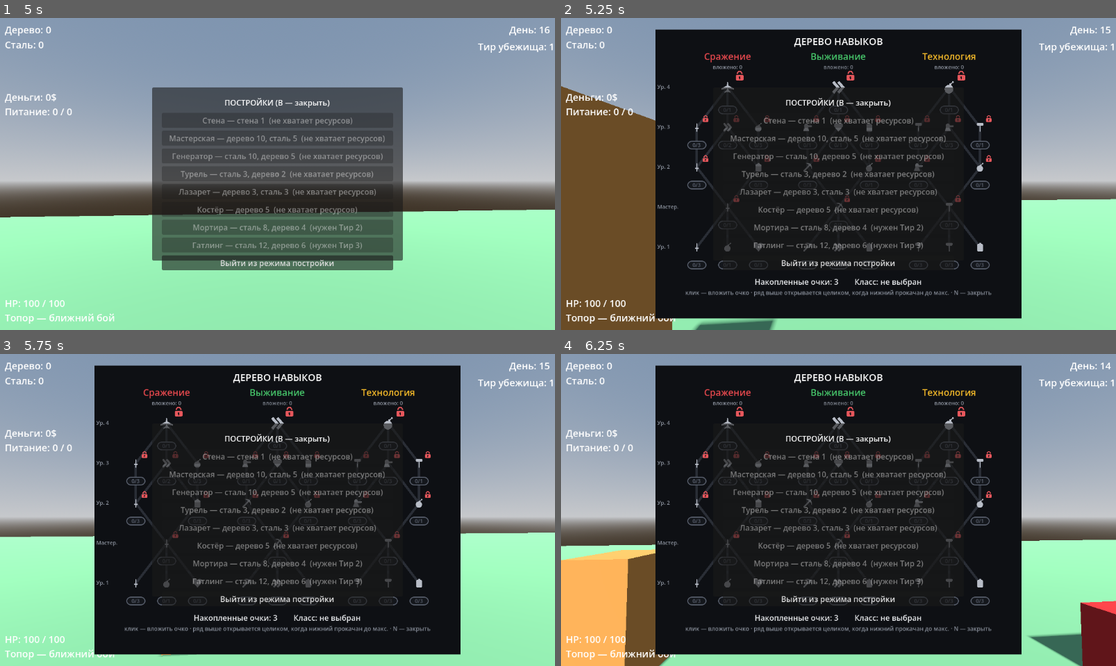
Above: before the commit, frames 1-4 (two rows, left to right).
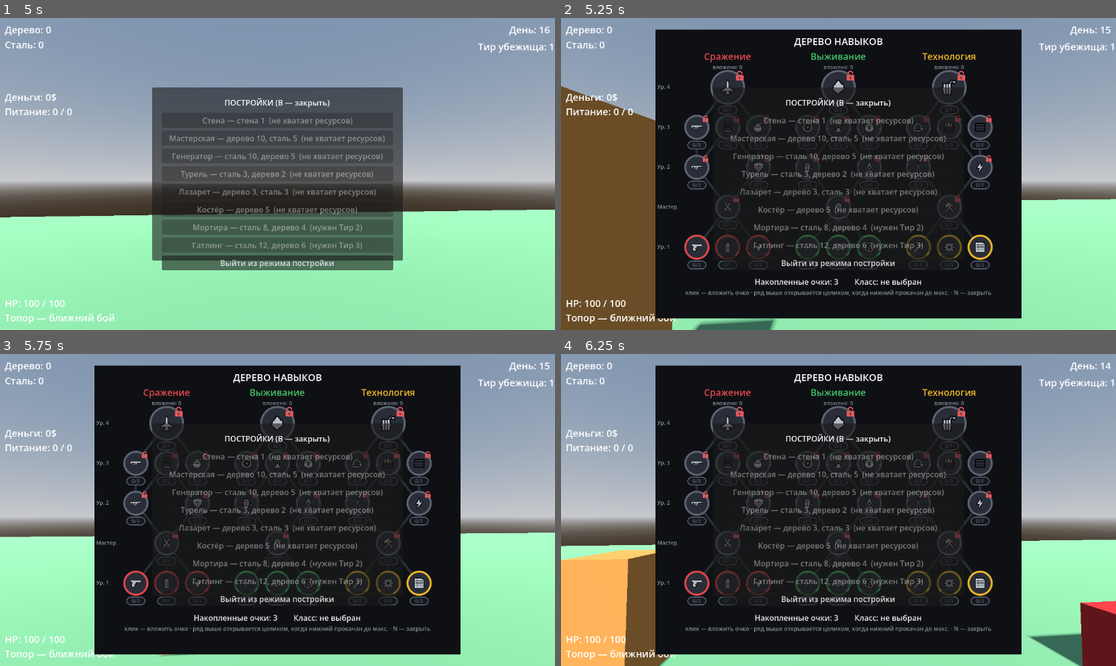
Above: after the commit, the same moments.

Repository: kem4ikkk/ubeziche
Game: Godot game, scene res://scenes/main.tscn
Same seed, same stepped clock (60 frames per second), same inputs: the game is played once before the commit and once after it.
Inputs (mouse positions are in pixels of both pictures, inside the frame that each line leads up to):
- Up to frame 1 (5 s): tap Enter at 0.5 s; move the mouse to (305, 174) at 0.52 s; hold W 0.53-3.53 s; tap F at 0.6 s; click (305, 174) at 0.67 s; tap Space at 0.77, 1.52, 3.02, 3.77, 4.25, 4.52 s; move the mouse to (249, 174) at 1.27 s; tap R at 1.35 s; move the mouse to (288, 167) at 2.02 s; tap B at 2.1 s; move the mouse to (249, 236) at 2.77 s; tap 1 at 2.85 s; click (249, 236) at 2.92 s; move the mouse to (444, 220) at 3.52 s; hold A from 3.53 s (still down); tap 5 at 3.6 s; move the mouse to (111, 127) at 4.27 s; tap Q at 4.35 s
- Up to frame 2 (5.25 s): move the mouse to (866, 174) at 5.02 s; release A at 5.03 s; hold S from 5.03 s (still down); tap N at 5.1 s; click (866, 174) at 5.17 s
- Up to frame 3 (5.75 s): keep holding S
- Up to frame 4 (6.25 s): move the mouse to (755, 432) at 5.77 s; release S at 5.78 s; hold D from 5.78 s (still down); tap E at 5.85 s; tap Space at 6.02 s

Frame 1 is identical in both runs. In frame 2, 4.0% of the frame differs, in the area x 22-78%, y 16-78%; in frame 3, 4.0%; in frame 4, 4.0%.

Commit message:
Дерево навыков: своя иконка на каждый навык (30 шт., чёрная обводка) (4.12h)
Автор: иконки одинаковые, плохого качества, будто сплющены. Корень — 9 иконок
с нарезки листа растянуты на 30 узлов, у всех разный bbox.

- Новый генератор tools/gen_skill_icons.py: рисует 30 РАЗНЫХ иконок (по одной на
  навык) в едином стиле — белый силуэт + ЧЁРНАЯ ОБВОДКА (по просьбе автора) +
  чёрные внутренние детали. Рендер 512px → обрезка по содержимому → масштаб к
  единому размеру → 128px (LANCZOS). Этим убраны и повторы, и «сплющенность».
- Иконки: пистолет/винтовка/пулемёт/магазин/мечи/призрак/сердце/щит/граната/
  самолёт (Бой); кирка/гем/капкан/скорость/лист/часы/компас/костёр/мешок/листва
  (Выживание); ключ/шестерёнка/вышка/завод/молот-ключ/чертёж/молния/ресайкл/
  кладка/динамит (Технология).
- SKILLS.icon перепривязан на новые имена (inventory_system.gd).

Проверено через capture (EXIT=0): в движке все 30 узлов с уникальными чёткими
иконками, обводка читается на залитых и тёмных кругах.

Co-Authored-By: Claude Opus 4.8 <noreply@anthropic.com>

Diff:
--- a/scripts/inventory_system.gd
+++ b/scripts/inventory_system.gd
@@ -86,38 +86,38 @@
 #   ready: реализован ли эффект (false → в UI помечается «скоро»).
 const SKILLS := {
 	# --- Бой ---
-	"weapon_basic":     {"branch": "combat", "name": "Мастер оружия (нач.)", "icon": "sword", "max": 3, "kind": "normal", "ready": false, "desc": "Оружие нач. уровня; +урон; −15% цена."},
-	"weapon_mid":       {"branch": "combat", "name": "Мастер оружия (средн.)", "icon": "sword", "max": 3, "kind": "normal", "ready": false, "desc": "Винтовки/снайперки; +урон; −20% цена."},
-	"weapon_adv":       {"branch": "combat", "name": "Мастер оружия (продв.)", "icon": "sword", "max": 3, "kind": "normal", "ready": false, "desc": "Пулемёты/снаряжение; +урон; −25% цена."},
-	"combat_reinforce": {"branch": "combat", "name": "Боевое подкрепление", "icon": "c4", "max": 1, "kind": "normal", "ready": false, "desc": "Ёмкость магазина +50%."},
-	"combat_mastery":   {"branch": "combat", "name": "Боевое мастерство", "icon": "sword", "max": 1, "kind": "mastery", "ready": true, "desc": "Класс «Боец». На верстаке доступно Мачете."},
-	"battlefield_expert": {"branch": "combat", "name": "Эксперт на поле боя", "icon": "sprint", "max": 2, "kind": "normal", "ready": false, "desc": "При низком HP — невидимость на время."},
+	"weapon_basic":     {"branch": "combat", "name": "Мастер оружия (нач.)", "icon": "pistol", "max": 3, "kind": "normal", "ready": false, "desc": "Оружие нач. уровня; +урон; −15% цена."},
+	"weapon_mid":       {"branch": "combat", "name": "Мастер оружия (средн.)", "icon": "rifle", "max": 3, "kind": "normal", "ready": false, "desc": "Винтовки/снайперки; +урон; −20% цена."},
+	"weapon_adv":       {"branch": "combat", "name": "Мастер оружия (продв.)", "icon": "mg", "max": 3, "kind": "normal", "ready": false, "desc": "Пулемёты/снаряжение; +урон; −25% цена."},
+	"combat_reinforce": {"branch": "combat", "name": "Боевое подкрепление", "icon": "magazine", "max": 1, "kind": "normal", "ready": false, "desc": "Ёмкость магазина +50%."},
+	"combat_mastery":   {"branch": "combat", "name": "Боевое мастерство", "icon": "swords", "max": 1, "kind": "mastery", "ready": true, "desc": "Класс «Боец». На верстаке доступно Мачете."},
+	"battlefield_expert": {"branch": "combat", "name": "Эксперт на поле боя", "icon": "ghost", "max": 2, "kind": "normal", "ready": false, "desc": "При низком HP — невидимость на время."},
 	"health_boost":     {"branch": "combat", "name": "Улучшение запаса HP", "icon": "heart", "max": 3, "kind": "normal", "ready": true, "desc": "Макс. HP: +15 / +30 / +45."},
-	"armor_improve":    {"branch": "combat", "name": "Улучшение бронежилета", "icon": "backpack", "max": 3, "kind": "normal", "ready": false, "desc": "Прочность брони +20% / +150% / +200%."},
-	"special_weapon":   {"branch": "combat", "name": "Мастер особого оружия", "icon": "c4", "max": 3, "kind": "normal", "ready": true, "desc": "Урон топора +4/ур; гранаты; −30% цена."},
-	"airstrike":        {"branch": "combat", "name": "Запрос на авиаудар", "icon": "airstrike", "max": 1, "kind": "signature", "ready": true, "desc": "Авиаудар (F): AoE 80, радиус 5, кд 25 с."},
+	"armor_improve":    {"branch": "combat", "name": "Улучшение бронежилета", "icon": "shield", "max": 3, "kind": "normal", "ready": false, "desc": "Прочность брони +20% / +150% / +200%."},
+	"special_weapon":   {"branch": "combat", "name": "Мастер особого оружия", "icon": "grenade", "max": 3, "kind": "normal", "ready": true, "desc": "Урон топора +4/ур; гранаты; −30% цена."},
+	"airstrike":        {"branch": "combat", "name": "Запрос на авиаудар", "icon": "jet", "max": 1, "kind": "signature", "ready": true, "desc": "Авиаудар (F): AoE 80, радиус 5, кд 25 с."},
 	# --- Выживание ---
 	"gather_basic":     {"branch": "gather", "name": "Мастерство сбора (нач.)", "icon": "pickaxe", "max": 3, "kind": "normal", "ready": true, "desc": "Сбор: ресурса за удар 2 / 3 / 4; +лимит."},
-	"gather_adv":       {"branch": "gather", "name": "Мастерство сбора (продв.)", "icon": "pickaxe", "max": 3, "kind": "normal", "ready": false, "desc": "Сбор в особых местах; +скорость/кол-во."},
-	"hunter":           {"branch": "gather", "name": "Охотник", "icon": "turret", "max": 1, "kind": "normal", "ready": false, "desc": "Скорость установки ловушек и их урон +."},
-	"speed_boost":      {"branch": "gather", "name": "Повышение скорости", "icon": "sprint", "max": 3, "kind": "normal", "ready": true, "desc": "Скорость передвижения +5% / +10% / +20%."},
-	"survival_mastery": {"branch": "gather", "name": "Мастерство выживания", "icon": "pickaxe", "max": 1, "kind": "mastery", "ready": true, "desc": "Класс «Добытчик». На верстаке доступен Лом."},
-	"patience":         {"branch": "gather", "name": "Терпение", "icon": "heart", "max": 1, "kind": "normal", "ready": true, "desc": "Расход психздоровья ×0.5; при 50% HP +1%/с."},
-	"adventurer":       {"branch": "gather", "name": "Искатель приключений", "icon": "backpack", "max": 3, "kind": "normal", "ready": false, "desc": "Быстрее находить дерево/сталь; видеть врагов."},
-	"campfire_skill":   {"branch": "gather", "name": "Походный костёр", "icon": "c4", "max": 1, "kind": "normal", "ready": true, "desc": "Костёр восстанавливает HP и психздоровье."},
-	"scavenger":        {"branch": "gather", "name": "Мусорщик", "icon": "backpack", "max": 1, "kind": "normal", "ready": true, "desc": "Больше шанс ресурсов и денег с зомби."},
-	"camouflage":       {"branch": "gather", "name": "Маскировка", "icon": "sprint", "max": 1, "kind": "signature", "ready": false, "desc": "Невидимость для врагов 15 с (F)."},
+	"gather_adv":       {"branch": "gather", "name": "Мастерство сбора (продв.)", "icon": "gem", "max": 3, "kind": "normal", "ready": false, "desc": "Сбор в особых местах; +скорость/кол-во."},
+	"hunter":           {"branch": "gather", "name": "Охотник", "icon": "beartrap", "max": 1, "kind": "normal", "ready": false, "desc": "Скорость установки ловушек и их урон +."},
+	"speed_boost":      {"branch": "gather", "name": "Повышение скорости", "icon": "speed", "max": 3, "kind": "normal", "ready": true, "desc": "Скорость передвижения +5% / +10% / +20%."},
+	"survival_mastery": {"branch": "gather", "name": "Мастерство выживания", "icon": "leaf", "max": 1, "kind": "mastery", "ready": true, "desc": "Класс «Добытчик». На верстаке доступен Лом."},
+	"patience":         {"branch": "gather", "name": "Терпение", "icon": "hourglass", "max": 1, "kind": "normal", "ready": true, "desc": "Расход психздоровья ×0.5; при 50% HP +1%/с."},
+	"adventurer":       {"branch": "gather", "name": "Искатель приключений", "icon": "compass", "max": 3, "kind": "normal", "ready": false, "desc": "Быстрее находить дерево/сталь; видеть врагов."},
+	"campfire_skill":   {"branch": "gather", "name": "Походный костёр", "icon": "campfire", "max": 1, "kind": "normal", "ready": true, "desc": "Костёр восстанавливает HP и психздоровье."},
+	"scavenger":        {"branch": "gather", "name": "Мусорщик", "icon": "moneybag", "max": 1, "kind": "normal", "ready": true, "desc": "Больше шанс ресурсов и денег с зомби."},
+	"camouflage":       {"branch": "gather", "name": "Маскировка", "icon": "leaves", "max": 1, "kind": "signature", "ready": false, "desc": "Невидимость для врагов 15 с (F)."},
 	# --- Инженер ---
-	"field_repair":     {"branch": "engineer", "name": "Ремонт на поле боя", "icon": "hammer", "max": 3, "kind": "normal", "ready": true, "desc": "Ремонт построек +5% / +10% / +15%."},
-	"engineer_mid":     {"branch": "engineer", "name": "Инженер (средн.)", "icon": "turret", "max": 3, "kind": "normal", "ready": false, "desc": "Башня связи; +скорость/прочность построек."},
-	"recycling":        {"branch": "engineer", "name": "Переработка", "icon": "hammer", "max": 1, "kind": "normal", "ready": false, "desc": "Сбор ресурсов после разрушения построек."},
-	"engineer_basic":   {"branch": "engineer", "name": "Инженер (нач.)", "icon": "hammer", "max": 3, "kind": "normal", "ready": false, "desc": "Верстак; +скорость/прочность построек."},
-	"tech_mastery":     {"branch": "engineer", "name": "Техническое мастерство", "icon": "hammer", "max": 1, "kind": "mastery", "ready": true, "desc": "Класс «Инженер». На верстаке доступен Молот."},
-	"engineer_expert":  {"branch": "engineer", "name": "Инженер-эксперт", "icon": "turret", "max": 3, "kind": "normal", "ready": false, "desc": "Бетонный завод; +скорость/прочность тир3."},
-	"project_improve":  {"branch": "engineer", "name": "Улучшение проекта", "icon": "backpack", "max": 3, "kind": "normal", "ready": true, "desc": "Меньше ресурсов на постройку."},
-	"electrician":      {"branch": "engineer", "name": "Инженер-электрик", "icon": "c4", "max": 1, "kind": "normal", "ready": false, "desc": "Меньше энергии на новые постройки."},
-	"skilled_builder":  {"branch": "engineer", "name": "Умелый строитель", "icon": "hammer", "max": 1, "kind": "normal", "ready": false, "desc": "При высоком психздоровье +скорость стройки."},
-	"demolition":       {"branch": "engineer", "name": "Команда подрывников", "icon": "c4", "max": 1, "kind": "signature", "ready": true, "desc": "C4 (F): крафт на верстаке, рвёт любой объект."},
+	"field_repair":     {"branch": "engineer", "name": "Ремонт на поле боя", "icon": "wrench", "max": 3, "kind": "normal", "ready": true, "desc": "Ремонт построек +5% / +10% / +15%."},
+	"engineer_mid":     {"branch": "engineer", "name": "Инженер (средн.)", "icon": "tower", "max": 3, "kind": "normal", "ready": false, "desc": "Башня связи; +скорость/прочность построек."},
+	"recycling":        {"branch": "engineer", "name": "Переработка", "icon": "recycle", "max": 1, "kind": "normal", "ready": false, "desc": "Сбор ресурсов после разрушения построек."},
+	"engineer_basic":   {"branch": "engineer", "name": "Инженер (нач.)", "icon": "gear", "max": 3, "kind": "normal", "ready": false, "desc": "Верстак; +скорость/прочность построек."},
+	"tech_mastery":     {"branch": "engineer", "name": "Техническое мастерство", "icon": "toolcross", "max": 1, "kind": "mastery", "ready": true, "desc": "Класс «Инженер». На верстаке доступен Молот."},
+	"engineer_expert":  {"branch": "engineer", "name": "Инженер-эксперт", "icon": "factory", "max": 3, "kind": "normal", "ready": false, "desc": "Бетонный завод; +скорость/прочность тир3."},
+	"project_improve":  {"branch": "engineer", "name": "Улучшение проекта", "icon": "blueprint", "max": 3, "kind": "normal", "ready": true, "desc": "Меньше ресурсов на постройку."},
+	"electrician":      {"branch": "engineer", "name": "Инженер-электрик", "icon": "bolt", "max": 1, "kind": "normal", "ready": false, "desc": "Меньше энергии на новые постройки."},
+	"skilled_builder":  {"branch": "engineer", "name": "Умелый строитель", "icon": "bricks", "max": 1, "kind": "normal", "ready": false, "desc": "При высоком психздоровье +скорость стройки."},
+	"demolition":       {"branch": "engineer", "name": "Команда подрывников", "icon": "dynamite", "max": 1, "kind": "signature", "ready": true, "desc": "C4 (F): крафт на верстаке, рвёт любой объект."},
 }
 
 var skill_levels: Dictionary = {}     # id → уровень (инициализируется в _init_skill_levels)
Binary file changed: assets/icons/airstrike.png
Binary file changed: assets/icons/backpack.png
Binary file added: assets/icons/beartrap.png
Not shown, added: assets/icons/beartrap.png.import
Binary file added: assets/icons/blueprint.png
Not shown, added: assets/icons/blueprint.png.import
Binary file added: assets/icons/bolt.png
Not shown, added: assets/icons/bolt.png.import
Binary file added: assets/icons/bricks.png
Not shown, added: assets/icons/bricks.png.import
Binary file changed: assets/icons/c4.png
Binary file added: assets/icons/campfire.png
(and 65 more such lines)
